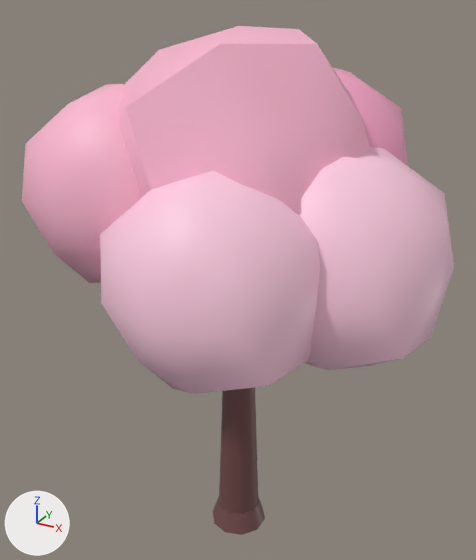
The glTF model godot-3d/props/sakura_0.glb as it was, and as the next commit left it.
Before and after are seen from a camera (50 mm lens) standing at (3.13, -5.71, 6.1) and looking at (-0.06, 0.09, 3.2). Every picture has the same lights, and +X, +Y and +Z are marked at lower left. The first picture is the older version. Vertices at exactly the same position are counted once.

In view in the first picture: 'sakura'.
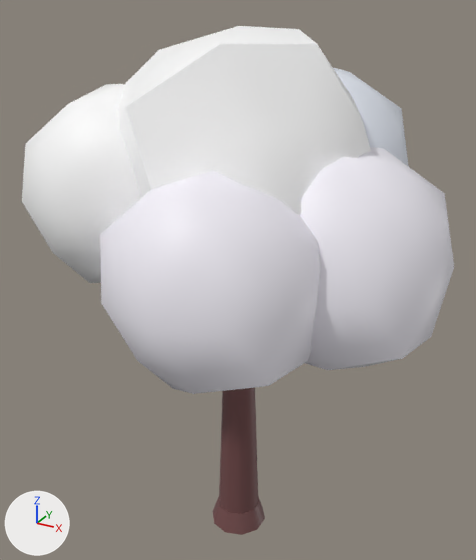
Pixel boxes (x1, y1, x2, y2) of what changed, in the pictures (476 x 560 px):
```json
{"part": 1, "of": "me_cone_016", "change": "recoloured", "before": [22, 26, 454, 394], "after": [22, 26, 454, 394], "on screen": "pink to white"}
```

The change, as JSON lines over the scene's bpy script:
```json
{"block": "me_cone_016", "where": "me_cone_016.from_pydata(...)  # 328 vertices, 612 faces; spans x -1.92..2.14, y -2.09..2.15, z -0.02..5.8"}
{"block": "me_cone_016", "where": "# used by ob_sakura; location = (0.0, 0.0, 0.0)"}
{"block": "me_cone_016", "change": "me_cone_016 part 1: 400 faces centred in x -1.86..2.12, y -1.98..2.05, z 2.7..5.74 are repainted in the vertex colours; the middle colour goes from pink #ffb9d2 to white #f3f0f8"}
```
